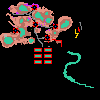
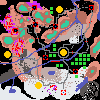
Layer changes from the first (100, 100) image to the second:
removed layer "Layer 9" over <box>0,2,82,64</box>
removed layer "Layer 8 copy" over <box>29,16,67,64</box>
removed layer "Layer 8" over <box>34,54,52,58</box>
removed layer "Layer 7" over <box>17,15,56,56</box>
removed layer "Layer 6" over <box>0,9,68,57</box>
moved "Layer 1" above "Layer 5", painted on it over <box>0,0,100,100</box>
painted on "Layer 5" over <box>0,0,100,100</box>
removed layer "Layer 3" over <box>0,9,94,88</box>
removed layer "Layer 2 copy 14" over <box>24,24,100,100</box>
